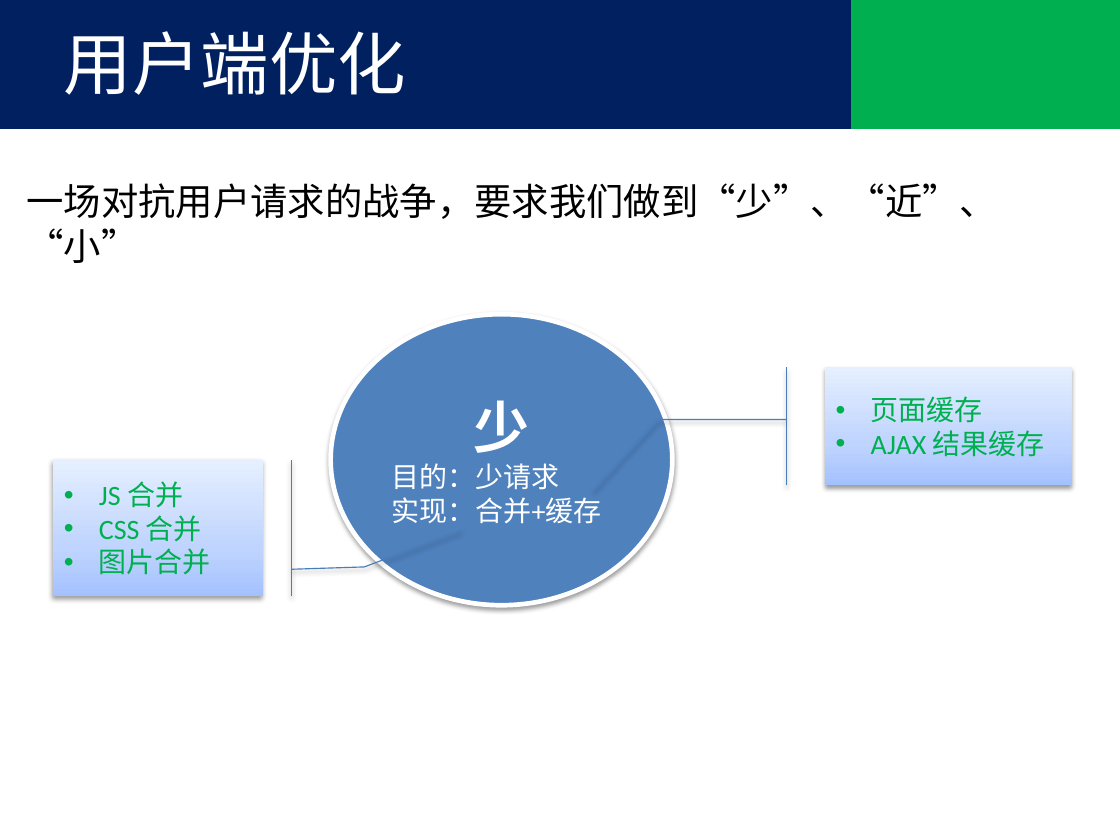
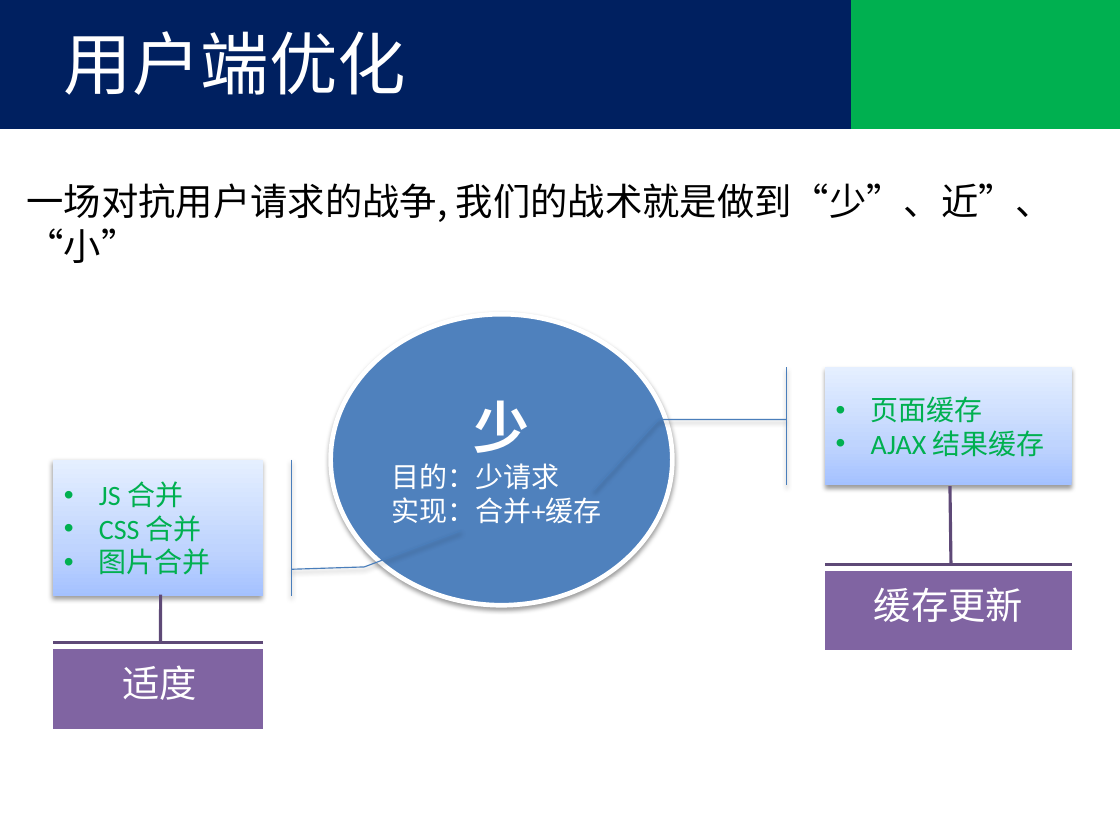
Before and after one commit to tjx222/javatrain, a slide deck: slide 7 of 前端优化.pptx. Drawn at 1120x840 pixels with LibreOffice and Linux fonts; fonts in the diff are those of the drawing; background and template pictures are left out. Boxes give left, top, right and bottom in pixels: in the first picture for what was removed or moved away, otherwise in the second. Text is boxed around its words. In the diff, an @@ line names an element or a change of style, - is before the commit and + after.

```diff
--- a/前端优化.pptx
+++ b/前端优化.pptx
@@ text at box(27, 183, 1053, 263): text changed @@
-一场对抗用户请求的战争，要求我们做到“少”、“近”、“小”
+一场对抗用户请求的战争, 我们的战术就是做到“少”、近”、“小”
@@ accent callout added at box(825, 571, 1071, 650), fill #8064A2, outline #5F4A78 2 pt @@
@@ text added at box(874, 587, 1023, 622), 24 pt, text #FFFFFF @@
+缓存更新
@@ accent callout added at box(53, 649, 264, 729), fill #8064A2, outline #5F4A78 2 pt @@
@@ text added at box(122, 665, 197, 700), 24 pt, text #FFFFFF @@
+适度
```
Also in this commit, not shown: 1 slide added.
